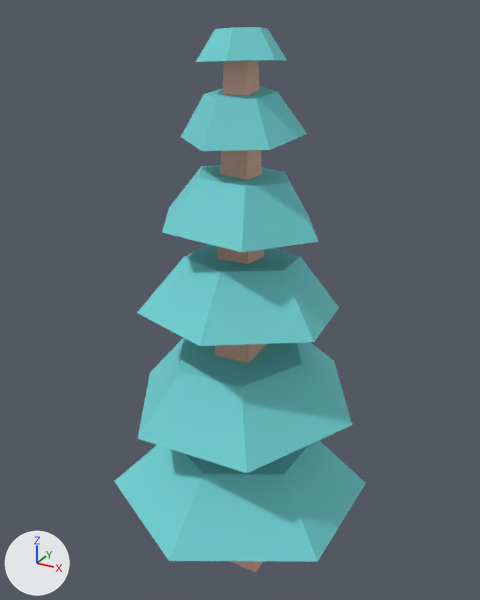
A saved change to the glTF model assets/nature_kit/tree_pineRoundB.glb.
Rendered twice from a camera (50 mm lens) standing at (0.619, -1.15, 1.177) and looking at (-0.022, 0.016, 0.595). The axes (+X, +Y, +Z) are drawn at lower left. The lights are the same throughout. The older version comes first. Where no turn or scale is listed for an object, it has been applied to the vertices.

Before the edit, the objects in view are built like this:
```python
mat_leafsdark = principled_material('leafsDark')
mat_leafsdark.base_color = (0.169, 0.651, 0.667)  # cyan #72d3d5
mat_leafsdark.metallic = 0.05
mat_leafsdark.roughness = 0.85
mat_woodbarkdark = principled_material('woodBarkDark')
mat_woodbarkdark.base_color = (0.8, 0.463, 0.369)  # beige #e7b5a4
mat_woodbarkdark.metallic = 0.05
mat_woodbarkdark.roughness = 0.85
me_mesh_tree_pineroundb = bpy.data.meshes.new('Mesh tree_pineRoundB')
me_mesh_tree_pineroundb.from_pydata(...)  # 132 vertices, 262 faces; spans x -0.277..0.256, y -0.308..0.306, z 0.0..1.196
# faces by material slot: [74, 186, 2]
me_mesh_tree_pineroundb.materials.append(mat_woodbarkdark)  # beige #e7b5a4
me_mesh_tree_pineroundb.materials.append(mat_leafsdark)  # cyan #72d3d5
me_mesh_tree_pineroundb.materials.append(mat_defaultmat)  # white #ffffff
ob_tree_pineroundb = bpy.data.objects.new('tree_pineRoundB', me_mesh_tree_pineroundb)
ob_tree_pineroundb.location = (0.0, 0.0, -0.05)
```
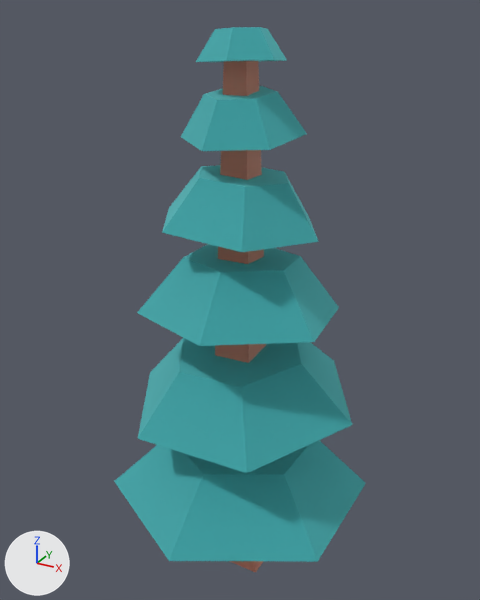
Pixel boxes [x1, y1, x2, y2] of what changed, in the pictures (480 x 600 px):
```json
{"object": "tree_pineRoundB", "change": "surface changed", "before": [114, 27, 366, 572], "after": [114, 27, 366, 572], "on screen": "darker"}
```

The change, as JSON lines over the scene's bpy script:
```json
{"op": "set", "path": "mat_woodbarkdark.metallic", "old": "0.05", "new": "1.0"}
{"op": "set", "path": "mat_leafsdark.metallic", "old": "0.05", "new": "1.0"}
{"op": "set", "path": "mat_leafsdark.roughness", "old": "0.85", "new": "1.0"}
{"op": "remove", "block": "ob_tmpparent", "code": ["ob_tmpparent = bpy.data.objects.new('tmpParent', None)", "ob_tmpparent.location = (0.0, 0.0, 0.0)"]}
```
